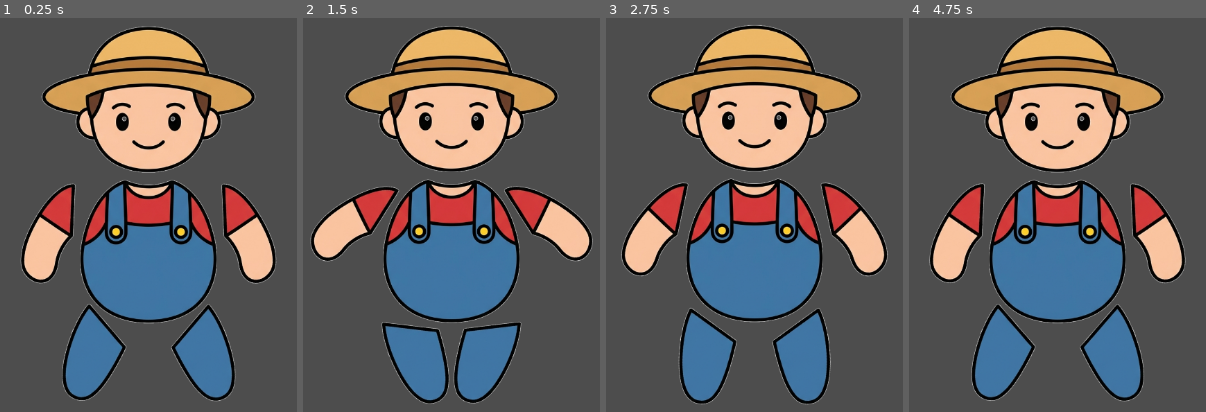
Above: before the commit, frames 1-4 (left to right).
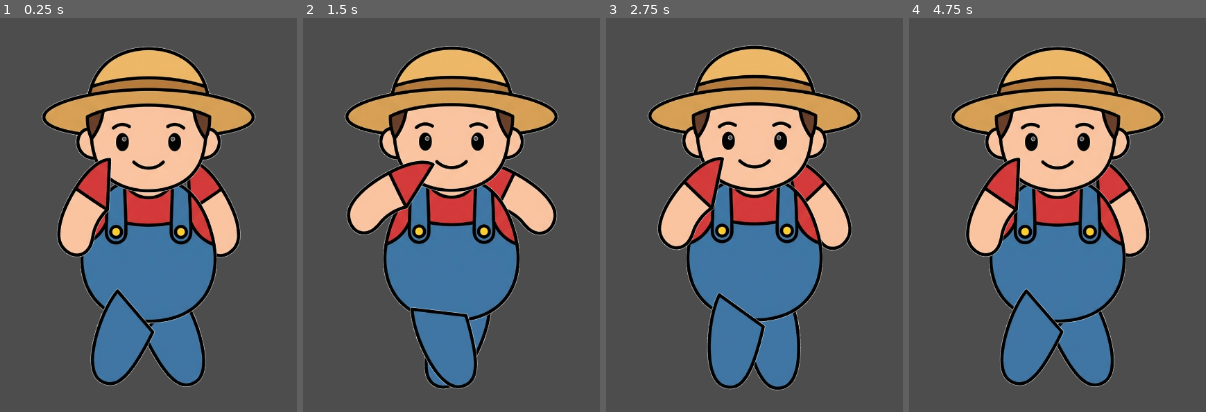
Above: after the commit, the same moments.

Repository: daymanondev/pi-godot-kit
Game: Godot game, scene res://rig.tscn
Two runs of this game, one before a commit and one after it. Both use one fixed random seed, a clock stepped at 60 frames per second and the inputs below.
Inputs:
- Up to frame 1 (0.25 s): no input
- Up to frame 2 (1.5 s): no input
- Up to frame 3 (2.75 s): no input
- Up to frame 4 (4.75 s): no input

The runs differ from the first frame. In frame 1, 32% of the frame differs, in the area x 6-94%, y 2-98%; in frame 2, 29%; in frame 3, 32%; in frame 4, 32%.

Commit message:
Fix rig: connect parts at joints (was scattered with gaps)
Parts floated 10-15px apart because source art is pre-separated (gaps by
design) and placing at original positions preserved the gaps. Fix: snap
each part's joint onto a torso anchor and push ~40px INTO the torso so
visible content overlaps (z-ordering hides seams). Vision-verified via
image-reader subagent: 0px gaps, head/torso/arms/legs all joined into one
coherent character, nothing sunk too deep.

Diff:
--- a/prototype/cozy-character-rig/farmer_rig.gd
+++ b/prototype/cozy-character-rig/farmer_rig.gd
@@ -78,12 +78,26 @@
 
 
 func _build() -> void:
-	# Center the character so the torso's hip joint is at the origin.
-	var torso_joint := _vec(pivots["torso"]["joint_global"])
-	var torso := _add("torso", self, Vector2.ZERO)
+	# Torso-local extents (torso node at origin, hip joint at origin).
+	var torso_joint_local := _vec(pivots["torso"]["joint"])
+	var tsz: Array = pivots["torso"]["size"]
+	var top_y := -torso_joint_local.y
+	var bottom_y := float(tsz[1]) - torso_joint_local.y
+	var left_x := -torso_joint_local.x
+	var right_x := float(tsz[0]) - torso_joint_local.x
+	# Snap each part's joint onto a torso anchor so parts CONNECT (close the
+	# pre-separated gaps from the source art) instead of floating apart.
+	# Push limbs ~40px INTO the torso so visible content overlaps (z-order hides seams).
+	var anchors := {
+		"head": Vector2(0, top_y + 40),                       # neck sunk into torso top
+		"left_arm": Vector2(left_x + 80, top_y + 60),        # left shoulder, pushed in
+		"right_arm": Vector2(right_x - 80, top_y + 60),      # right shoulder, pushed in
+		"left_leg": Vector2(left_x + 145, bottom_y - 40),    # left hip, pushed up/in
+		"right_leg": Vector2(right_x - 145, bottom_y - 40),  # right hip, pushed up/in
+	}
+	_add("torso", self, Vector2.ZERO)
 	for n in ["head", "left_arm", "right_arm", "left_leg", "right_leg"]:
-		var j := _vec(pivots[n]["joint_global"])
-		_add(n, torso, j - torso_joint)
+		_add(n, bones["torso"], anchors[n])
 	_set_draw_order()
 
 
Binary file changed: prototype/cozy-character-rig/farmer_rig_walk.gif
